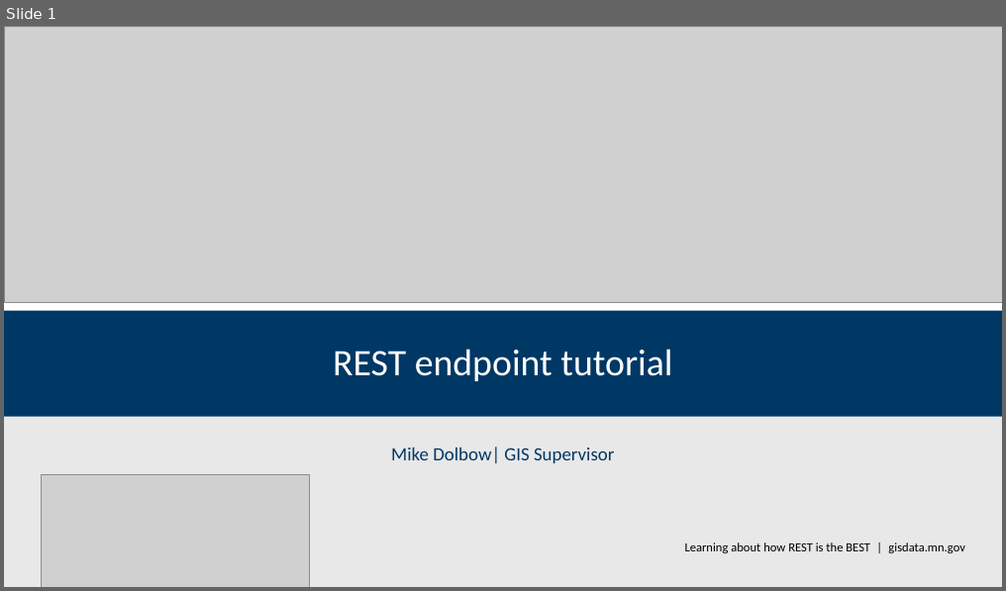
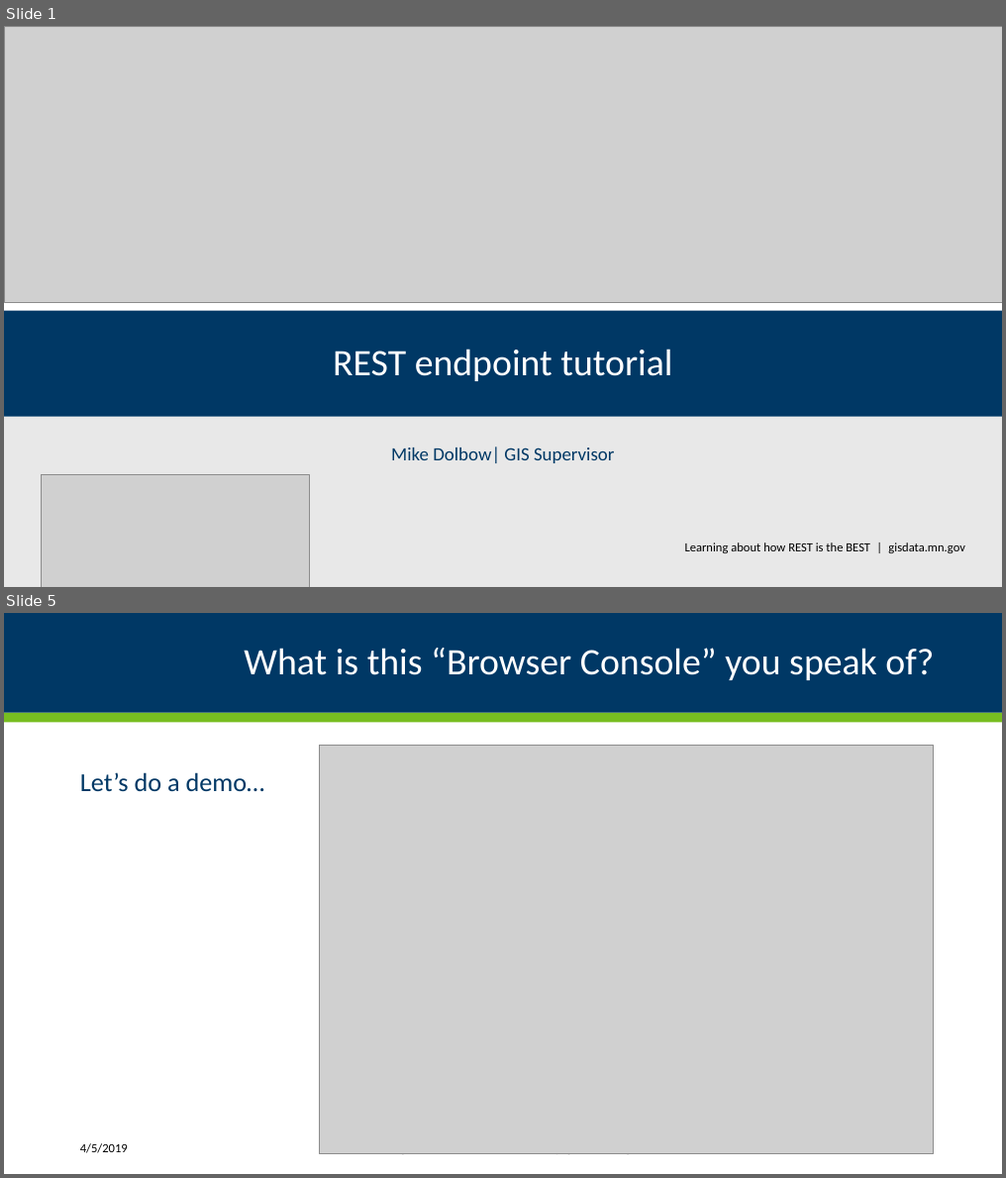
Before and after one commit to mmdolbow/RESTendpts, a slide deck: ppt/REST endpoint tutorial.pptx. Shown one above the other, each under a label of ours: slide 1 before the commit, slides 1 and 5 after it; the slides between them are not shown. The pictures are 1006x591 and 1006x1178 pixels, drawn with LibreOffice and Linux fonts; fonts in the diff are those of the drawing; grey boxes stand for pictures; background and template pictures are left out. Boxes give left, top, right and bottom in pixels: in the first picture for what was removed or moved away, otherwise in the second. Text is boxed around its words. In the diff, an @@ line names an element or a change of style, - is before the commit and + after.

```diff
--- a/ppt/REST endpoint tutorial.pptx
+++ b/ppt/REST endpoint tutorial.pptx
@@ slide 5 added at <box>4,613,1002,1174</box>, background #FFFFFF @@
@@ title added at <box>4,613,1002,713</box>, fill #003865, 36 pt, text #FFFFFF @@
+What is this “Browser Console” you speak of?
@@ rectangle added at <box>4,713,1002,722</box>, fill #78BE21 @@
@@ picture added at <box>320,746,934,1155</box> @@
@@ text added at <box>80,772,265,792</box>, 25 pt, text #003865 @@
+Let’s do a demo…
@@ text added at <box>80,1144,128,1154</box>, 12 pt, text #000000 @@
+4/5/2019
@@ text added at <box>362,1154,644,1157</box>, 12 pt, text #000000 @@
+Learning about how REST is the BEST | gisdata.mn.gov
@@ page number added at <box>920,1154,926,1157</box>, 12 pt, text #000000 @@
+5
```
Also in this commit, not shown: 8 slides changed.
